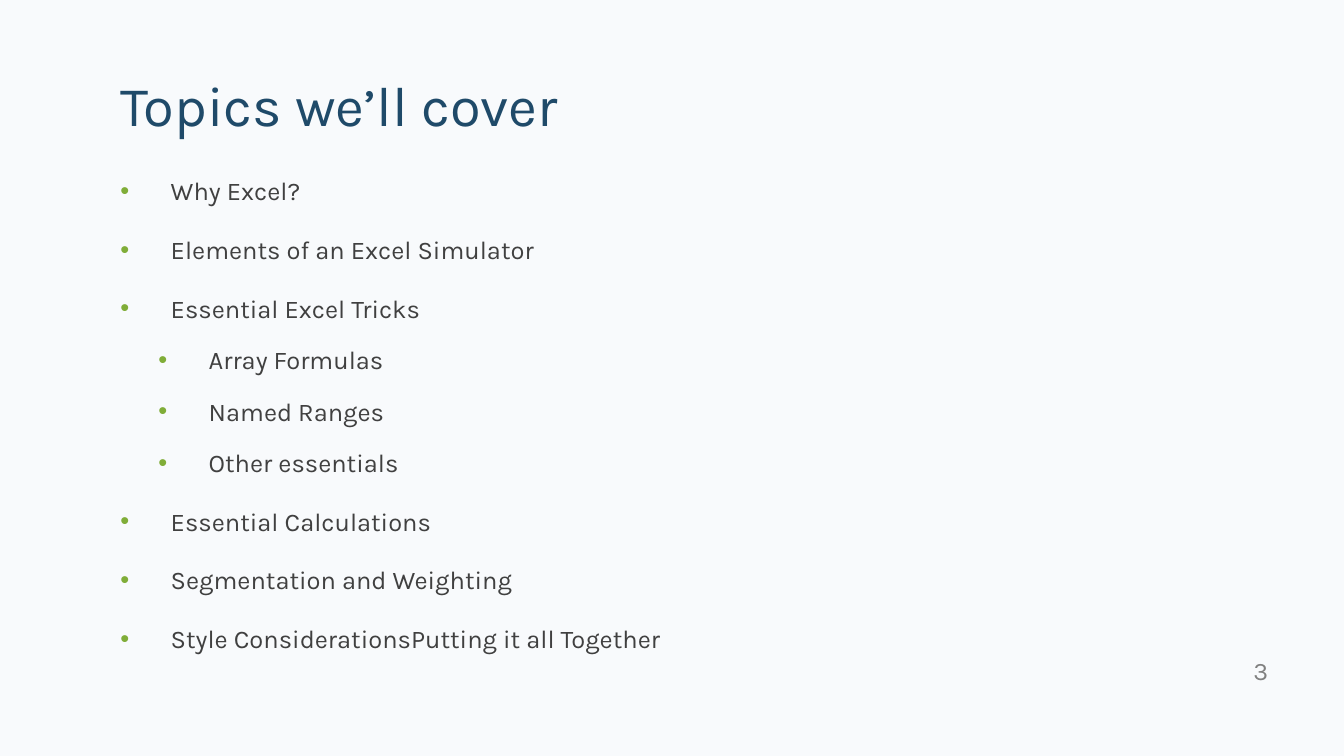
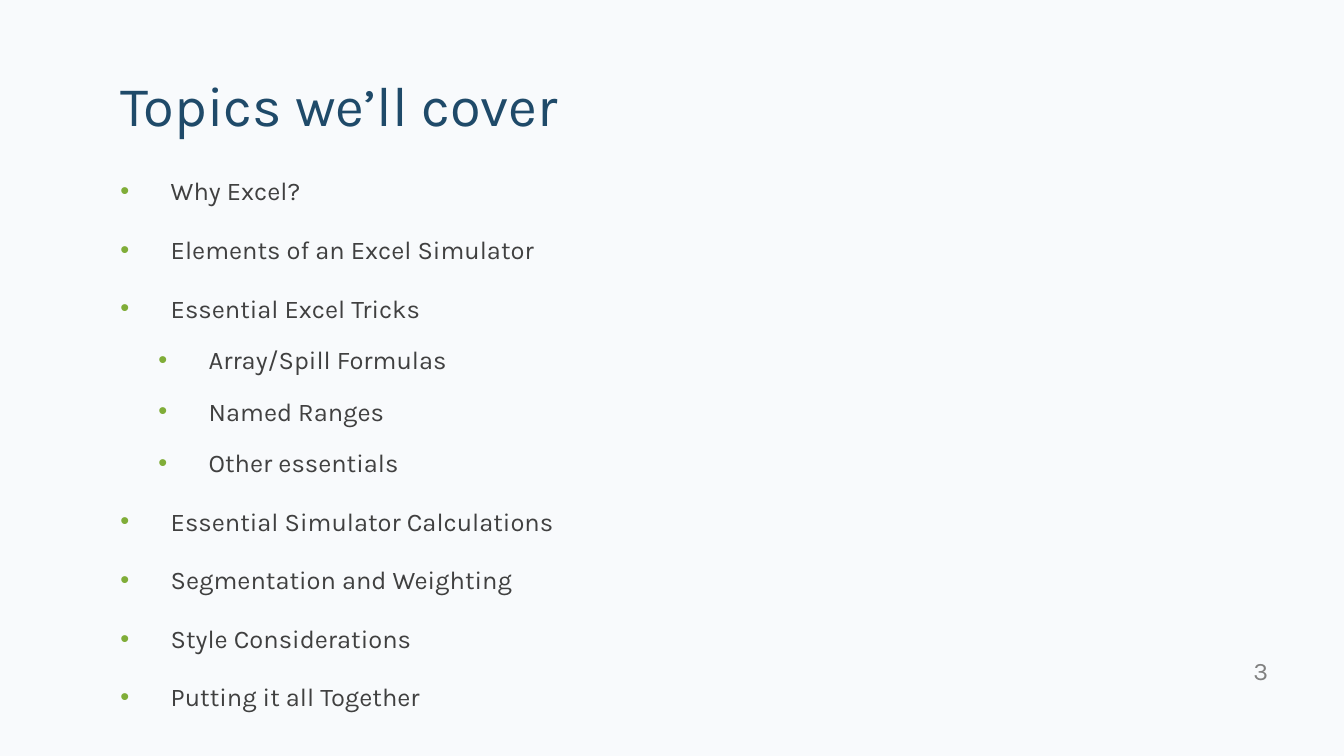
Before and after one commit to kpfairchild/ExcelSimulator, a slide deck: slide 3 of Excel Simulator Tips and Tricks.pptx. Drawn at 1344x756 pixels with LibreOffice and Linux fonts; fonts in the diff are those of the drawing. Boxes give left, top, right and bottom in pixels: in the first picture for what was removed or moved away, otherwise in the second. Text is boxed around its words. In the diff, an @@ line names an element or a change of style, - is before the commit and + after.

```diff
--- a/Excel Simulator Tips and Tricks.pptx
+++ b/Excel Simulator Tips and Tricks.pptx
@@ text at box(209, 350, 447, 375): text changed @@
-  • Array Formulas
+  • Array/Spill Formulas
@@ text at box(171, 513, 553, 532): text changed @@
-• Essential Calculations
+• Essential Simulator Calculations
@@ text at box(171, 630, 419, 713): text changed @@
-• Style ConsiderationsPutting it all Together
+• Style Considerations
+• Putting it all Together
```
Also in this commit, not shown: 5 other slides changed, 4 other files.
